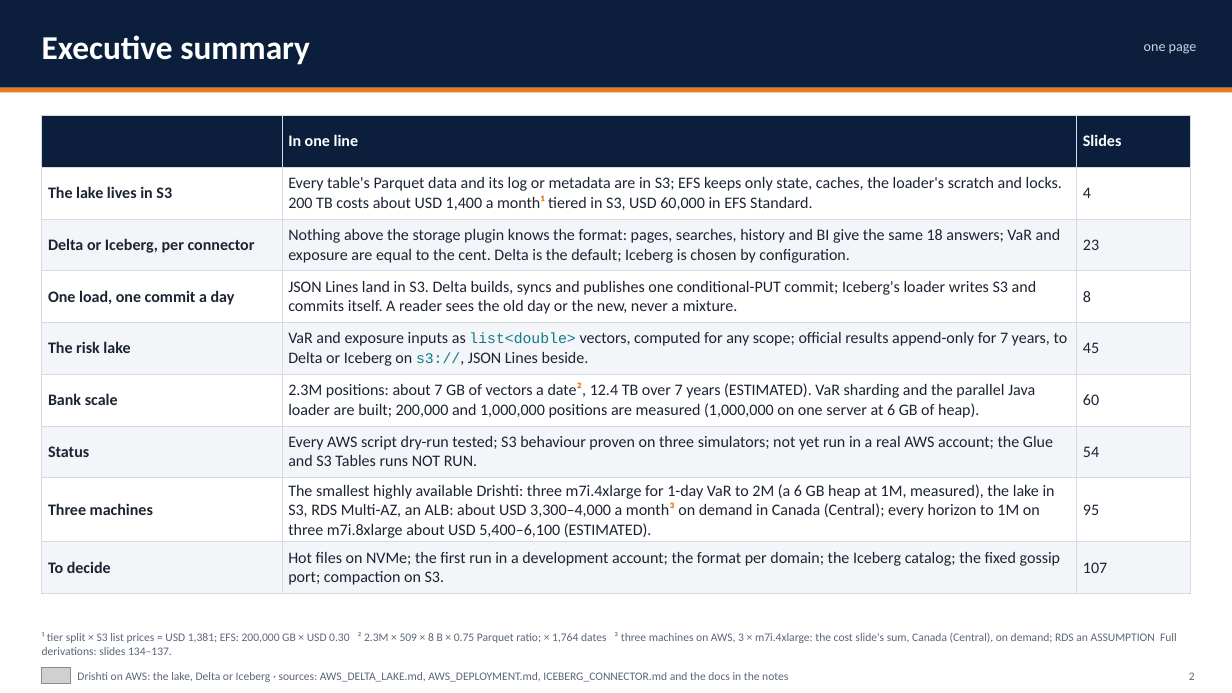
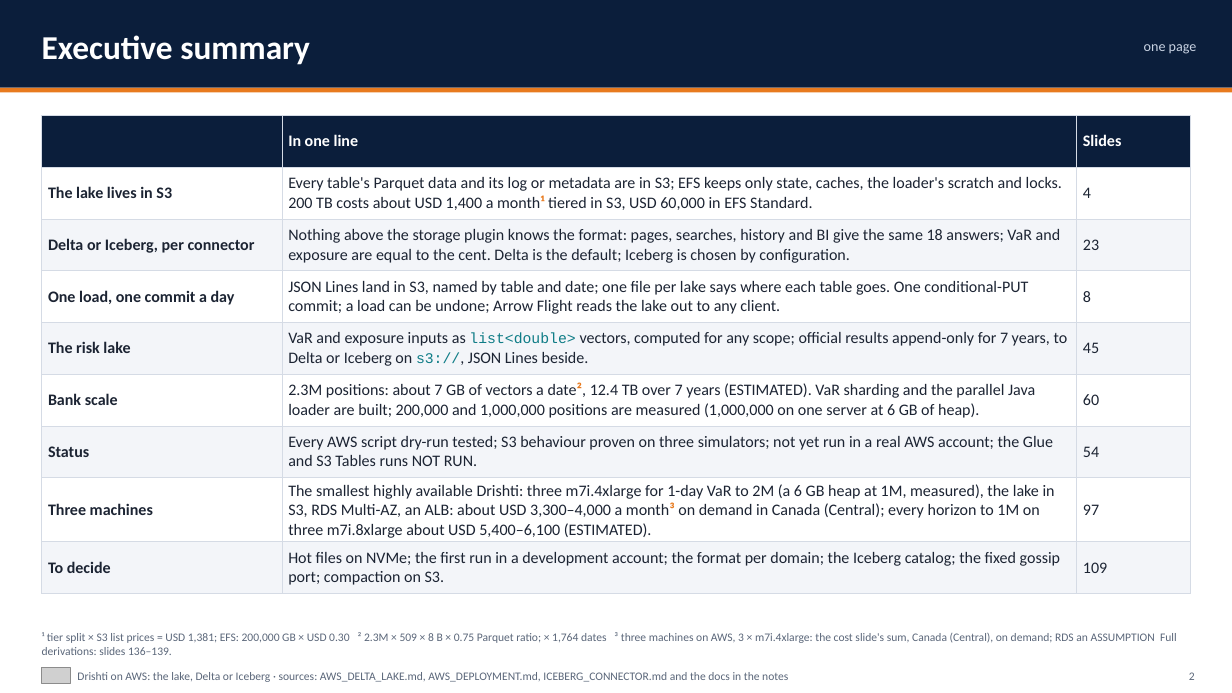
Before and after one commit to ajsinha/drishti, a slide deck: slide 2 of docs/publications/Drishti-on-AWS.pptx. Drawn at 1232x693 pixels with LibreOffice and Linux fonts; fonts in the diff are those of the drawing; grey boxes stand for pictures. Boxes give left, top, right and bottom in pixels: in the first picture for what was removed or moved away, otherwise in the second. Text is boxed around its words. In the diff, an @@ line names an element or a change of style, - is before the commit and + after.

```diff
--- a/docs/publications/Drishti-on-AWS.pptx
+++ b/docs/publications/Drishti-on-AWS.pptx
@@ table at bbox=[42, 116, 1190, 589] @@
-row 4, column 2: JSON Lines land in S3. Delta builds, syncs and publishes one conditional-PUT commit; Iceberg's loader writes S3 and commits itself. A reader sees the old day or the new, never a mixture.
+row 4, column 2: JSON Lines land in S3, named by table and date; one file per lake says where each table goes. One conditional-PUT commit; a load can be undone; Arrow Flight reads the lake out to any client.
-row 8, column 3: 95
+row 8, column 3: 97
-row 9, column 3: 107
+row 9, column 3: 109
@@ text at bbox=[42, 632, 1177, 655]: text changed @@
-¹ tier split × S3 list prices = USD 1,381; EFS: 200,000 GB × USD 0.30 ² 2.3M × 509 × 8 B × 0.75 Parquet ratio; × 1,764 dates ³ three machines on AWS, 3 × m7i.4xlarge: the cost slide's sum, Canada (Central), on demand; RDS an ASSUMPTION Full derivations: slides 134–137.
+¹ tier split × S3 list prices = USD 1,381; EFS: 200,000 GB × USD 0.30 ² 2.3M × 509 × 8 B × 0.75 Parquet ratio; × 1,764 dates ³ three machines on AWS, 3 × m7i.4xlarge: the cost slide's sum, Canada (Central), on demand; RDS an ASSUMPTION Full derivations: slides 136–139.
```
Also in this commit, not shown: 67 other slides changed, 2 slides added, 3 other files.
